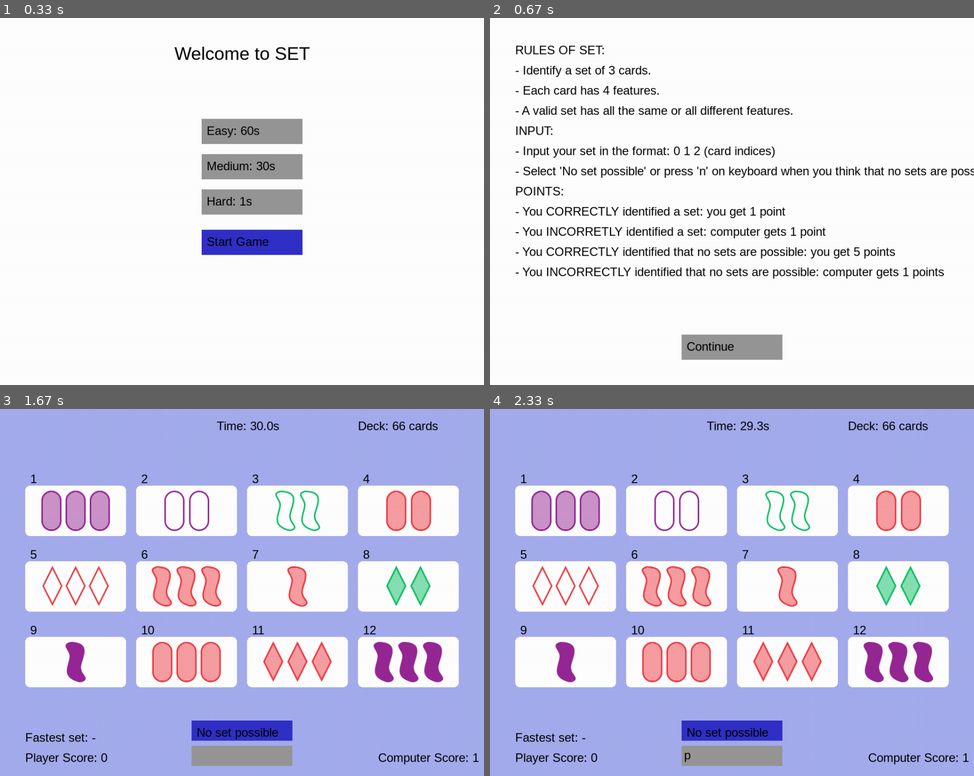
Above: before the commit, frames 1-4 (two rows, left to right).
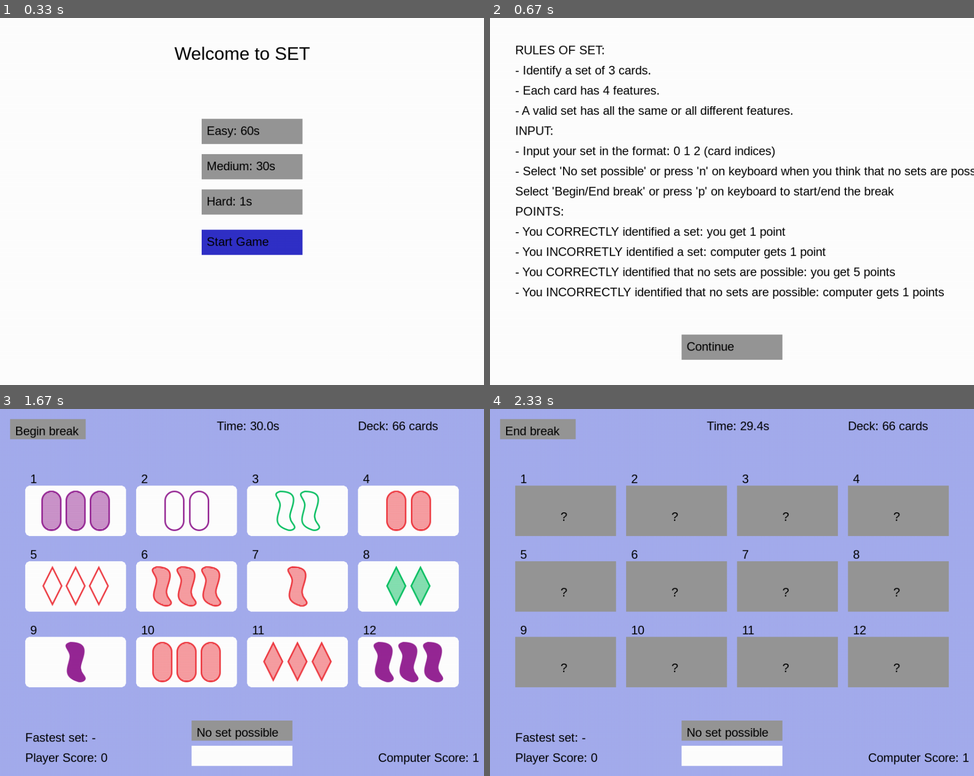
Above: after the commit, the same moments.

Repository: Reinout805/Python-finalproject
Game: pygame game, started from set_graphics.py
Same seed, same stepped clock (60 frames per second), same inputs: the game is played once before the commit and once after it.
Inputs:
- Up to frame 1 (0.33 s): no input
- Up to frame 2 (0.67 s): click "Start Game" at 0.38 s
- Up to frame 3 (1.67 s): click "Continue" at 0.72 s; hold N 1-1.47 s; click "Continue" at 1.6 s
- Up to frame 4 (2.33 s): tap Enter at 1.88 s; hold P from 2.22 s (still down)

Frame 1 is identical in both runs. In frame 2, 5.6% of the frame differs, in the area x 5-94%, y 45-77%; in frame 3, 3.1%; in frame 4, 38%, in the area x 2-95%, y 2-98%.

Commit message:
Pauze knop toegevoegd

Diff:
--- a/set_graphics.py
+++ b/set_graphics.py
@@ -61,6 +61,12 @@
 def print_warning(text):
     global warning
     warning=text
+def pauze_change():
+    global Pauze
+    if Pauze==False:
+        Pauze=True
+    else:
+        Pauze=False
 
 def get_timer_for_difficulty():
     if difficulty == "Easy":
@@ -180,6 +186,7 @@
         "INPUT:",
         "- Input your set in the format: 0 1 2 (card indices)",
         "- Select 'No set possible' or press 'n' on keyboard when you think that no sets are possible",
+        "Select 'Begin/End break' or press 'p' on keyboard to start/end the break",
         "POINTS:",
         "- You CORRECTLY identified a set: you get 1 point",
         "- You INCORRETLY identified a set: computer gets 1 point",
@@ -197,18 +204,19 @@
     buttons.append(continue_btn)
 
 def no_set_input():
-    if len(S.controleer_sets(cards_on_table))==0:
-        for _ in range(5):
-            update_score("player")
-        change_state(NO_SET_CORRECT)
-    else:
-        update_score("computer")
-        global computer_set
-        computer_set=find_set_by_computer()
-        change_state(NO_SET_INCORRECT)
+    if not Pauze:
+        if len(S.controleer_sets(cards_on_table))==0:
+            for _ in range(5):
+                update_score("player")
+            change_state(NO_SET_CORRECT)
+        else:
+            update_score("computer")
+            global computer_set
+            computer_set=find_set_by_computer()
+            change_state(NO_SET_INCORRECT)
 
 def game_screen():
-    global buttons,warning, no_set_button
+    global buttons,warning, no_set_button, pauze_button
     screen.fill((164, 173, 237))
     for i, card in enumerate(cards_on_table):
         x = 50 + (i % 4) * 220
@@ -223,9 +231,9 @@
             screen.blit(FONT.render("?", True, BLACK), (x + 90, y + 50))
         if i in selected_cards:
             pygame.draw.rect(screen, BLUE, (x, y+2,CARD_HEIGHT , CARD_WIDTH), 8) #changes HEIGHT and WITH in stead of rotating the rectangle
-        #if Pauze:
-            #pygame.draw.rect(screen, GRAY, (x, y+2, CARD_HEIGHT, CARD_WIDTH))
-           # screen.blit(FONT.render("?", True, BLACK), (x + 90, y + 50))
+        if Pauze:
+            pygame.draw.rect(screen, GRAY, (x, y+2, CARD_HEIGHT, CARD_WIDTH))
+            screen.blit(FONT.render("?", True, BLACK), (x + 90, y + 50))
     screen.blit(FONT.render(f"Time: {round(round_timer, 1)}s", True, BLACK), (SCREEN_WIDTH // 2 - 50, 20))
     screen.blit(FONT.render(f"Deck: {len(S.alle_kaarten)} cards", True, BLACK), (SCREEN_WIDTH - 250, 20))
     screen.blit(FONT.render(f"Computer Score: {computer_score}", True, BLACK), (750, SCREEN_HEIGHT - 50))
@@ -234,11 +242,18 @@
         screen.blit(FONT.render(f"Fastest set: {round(fastest_set,1)}", True, BLACK), (50, SCREEN_HEIGHT - 90))
     else:
         screen.blit(FONT.render(f"Fastest set: -", True, BLACK), (50, SCREEN_HEIGHT - 90))
-    no_set_button = Button((SCREEN_WIDTH // 2 - 100, SCREEN_HEIGHT - 110, 200, 40), BLUE, "No set possible", lambda: (no_set_input()))
+    no_set_button = Button((SCREEN_WIDTH // 2 - 100, SCREEN_HEIGHT - 110, 200, 40), GRAY, "No set possible", lambda: (no_set_input()))
     buttons.append(no_set_button)
     no_set_button.draw(screen)
+    if Pauze==True:
+        text="End break"
+    else:
+        text="Begin break"
+    pauze_button = Button((20,20, 150, 40), GRAY, text, lambda: (pauze_change()))
+    buttons.append(pauze_button)
+    pauze_button.draw(screen)
     input_rect = pygame.Rect(SCREEN_WIDTH // 2 - 100, SCREEN_HEIGHT - 60, 200, 40)
-    pygame.draw.rect(screen, GRAY, input_rect)
+    pygame.draw.rect(screen, WHITE, input_rect)
     txt_surface = FONT.render(input_text, True, BLACK)
     warning_surface=FONT.render(warning, True, RED)
     if warning!="":
@@ -571,8 +586,9 @@
             if len(S.controleer_sets(S.alle_kaarten+cards_on_table))==0:
                 change_state(END)
     if state == GAME:
-        round_timer -= 1 / FPS
-        total_elapsed_time += 1 / FPS
+        if Pauze == False:
+            round_timer -= 1 / FPS
+            total_elapsed_time += 1 / FPS
         if round_timer <= 0:
             if len(S.controleer_sets(cards_on_table))!=0:
                 update_score("computer")
@@ -588,56 +604,57 @@
             button.handle_event(event)
         if event.type == pygame.KEYDOWN and state == GAME:
             warning=""
-            #if event.key == pygame.K_p:
-            #    pauze_button.callback()
-            if event.key == pygame.K_n:
-                no_set_button.callback()
-            elif event.key == pygame.K_BACKSPACE:
-                input_text = input_text[:-1]
-            elif event.key != pygame.K_BACKSPACE and event.key != pygame.K_RETURN:
-                input_text += event.unicode
-            if event.key == pygame.K_SPACE or event.key == pygame.K_RETURN or event.key == pygame.K_BACKSPACE:
-                try:
-                    indices = list(map(int, input_text.strip().split()))
-                    selected_cards = [index-1 for index in indices]
-                    if max(selected_cards)>12 or min(selected_cards)<0:
-                        print_warning("Index not in range!")
+            if event.key == pygame.K_p:
+                pauze_change()
+            if not Pauze:
+                if event.key == pygame.K_n:
+                    no_set_button.callback()
+                elif event.key == pygame.K_BACKSPACE:
+                    input_text = input_text[:-1]
+                elif event.key != pygame.K_BACKSPACE and event.key != pygame.K_RETURN and event.key != pygame.K_p :
+                    input_text += event.unicode
+                if event.key == pygame.K_SPACE or event.key == pygame.K_RETURN or event.key == pygame.K_BACKSPACE:
+                    try:
+                        indices = list(map(int, input_text.strip().split()))
+                        selected_cards = [index-1 for index in indices]
+                        if max(selected_cards)>12 or min(selected_cards)<0:
+                            print_warning("Index not in range!")
+                            selected_cards=[]
+                            input_text=''
+                    except:
+                        print_warning("No integer!")
                         selected_cards=[]
-                        input_text=''
-                except:
-                    print_warning("No integer!")
-                    selected_cards=[]
-                    input_text=""
-
-            if event.key == pygame.K_RETURN:
-                try:
-                    if len(indices) == 3 and len(set(indices)) == 3:
-                        selected_set = [cards_on_table[i] for i in selected_cards]
-                        if selected_set[0].check_3_cards_if_set(selected_set[1], selected_set[2]):
-                            choosen_indices = indices
-                            update_score("player")
-                            change_state(GREEN_SCREEN)
-
+                        input_text=""
+
+                if event.key == pygame.K_RETURN:
+                    try:
+                        if len(indices) == 3 and len(set(indices)) == 3:
+                            selected_set = [cards_on_table[i] for i in selected_cards]
+                            if selected_set[0].check_3_cards_if_set(selected_set[1], selected_set[2]):
+                                choosen_indices = indices
+                                update_score("player")
+                                change_state(GREEN_SCREEN)
+
+                            else:
+                                update_score("computer")
+                                if len(S.controleer_sets(cards_on_table))==0:
+                                    change_state(RED_NO_SET_SCREEN)
+                                else:
+                                    computer_set=find_set_by_computer()
+                                    change_state(RED_SCREEN)
                         else:
-                            update_score("computer")
-                            if len(S.controleer_sets(cards_on_table))==0:
-                                change_state(RED_NO_SET_SCREEN)
+                            if len(indices) < 3:
+                                print_warning("Not enough cards!")
+                                selected_cards=[]
+                            elif len(indices) >3:
+                                print_warning("Too many cards!")
+                                selected_cards=[]
                             else:
-                                computer_set=find_set_by_computer()
-                                change_state(RED_SCREEN)
-                    else:
-                        if len(indices) < 3:
-                            print_warning("Not enough cards!")
-                            selected_cards=[]
-                        elif len(indices) >3:
-                            print_warning("Too many cards!")
-                            selected_cards=[]
-                        else:
-                            print_warning("Same cards selected!")
-                            selected_cards=[]
-                except:
-                    pass
-                input_text = ""
+                                print_warning("Same cards selected!")
+                                selected_cards=[]
+                    except:
+                        pass
+                    input_text = ""
     if state in state_functions:
         state_functions[state]()
 
